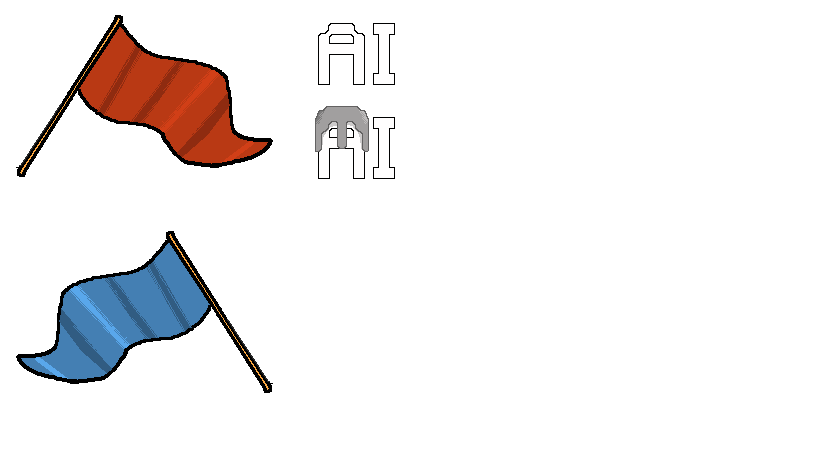
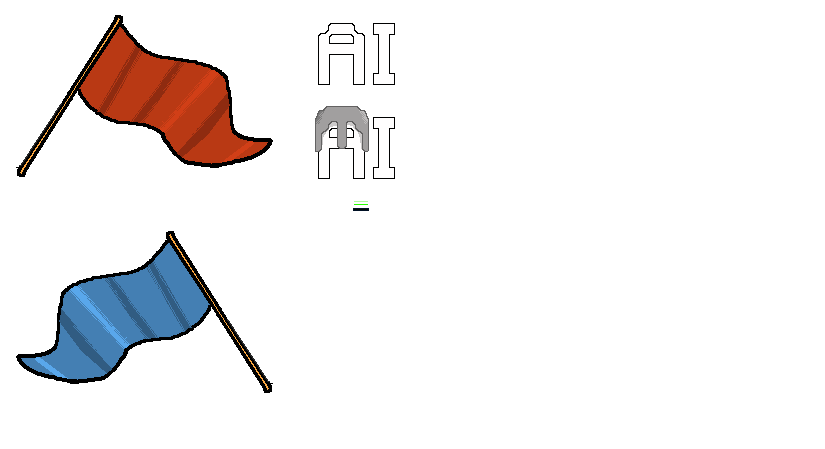
The second 825x449 image is a revision of the first. Changes to its layers:
added layer "Health_Bar Frame" above "AI" over box(353, 208, 369, 211)
